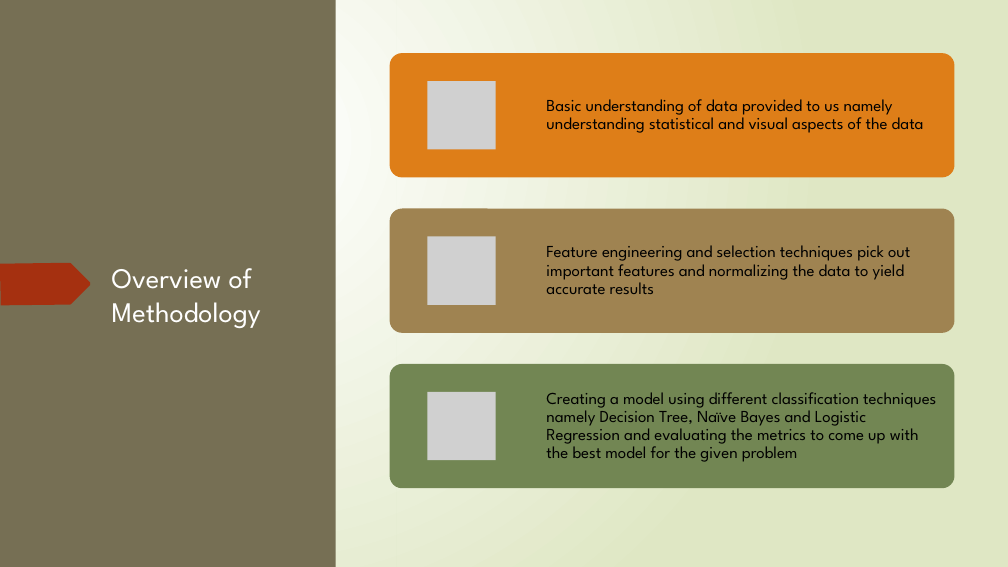
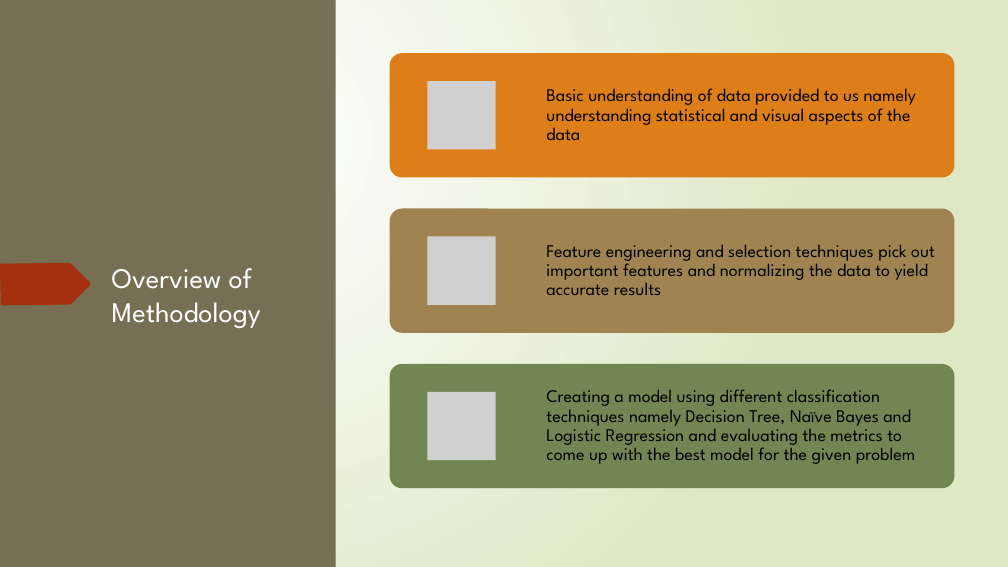
Before and after one commit to BITS-SECOND-SEM-ASSIGNMENT-GROUP-60/credit-fraud-detection, a slide deck: slide 3 of Presentation Template (1).pptx. Drawn at 1008x567 pixels with LibreOffice and Linux fonts; fonts in the diff are those of the drawing; grey boxes stand for pictures. Boxes give left, top, right and bottom in pixels: in the first picture for what was removed or moved away, otherwise in the second. Text is boxed around its words. In the diff, an @@ line names an element or a change of style, - is before the commit and + after.

```diff
--- a/Presentation Template (1).pptx
+++ b/Presentation Template (1).pptx
@@ size 16 to 17 pt in 3 elements at <box>546,88,916,140</box>, <box>546,244,935,295</box>, <box>546,389,915,464</box> @@
```
Also in this commit, not shown: 2 other slides changed, 1 other file.
